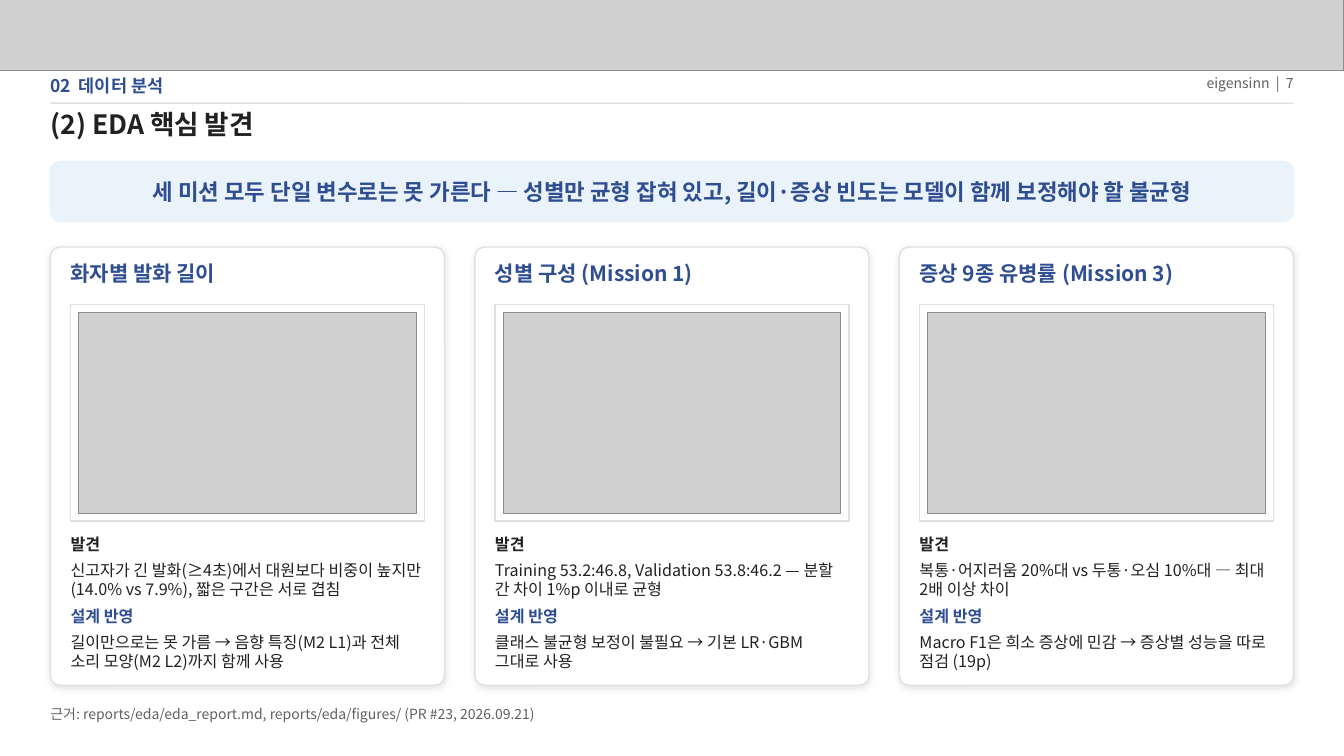
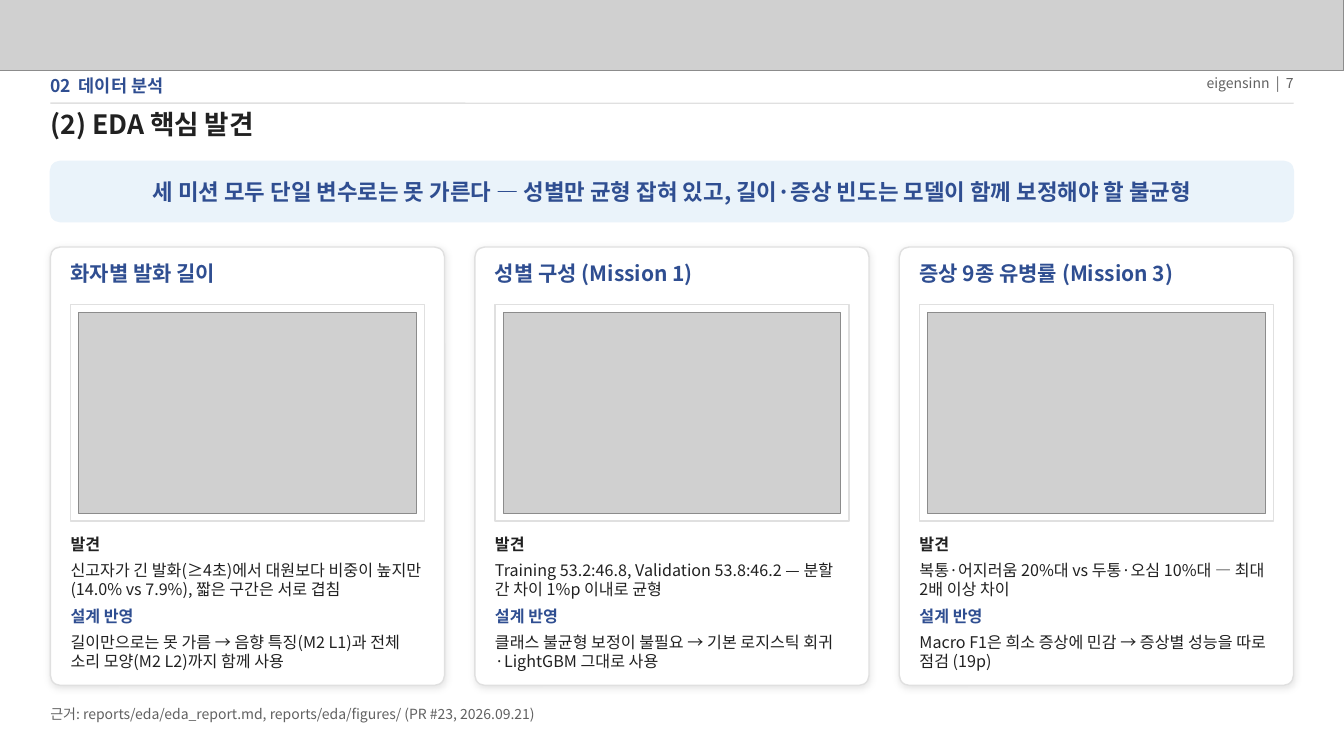
Before and after one commit to eigensinn-dcc2026/prelim, a slide deck: slide 7 of ppt/DCC2026_예선_결과정리.pptx. Drawn at 1344x756 pixels with LibreOffice and Linux fonts; fonts in the diff are those of the drawing; grey boxes stand for pictures. Boxes give left, top, right and bottom in pixels: in the first picture for what was removed or moved away, otherwise in the second. Text is boxed around its words. In the diff, an @@ line names an element or a change of style, - is before the commit and + after.

```diff
--- a/ppt/DCC2026_예선_결과정리.pptx
+++ b/ppt/DCC2026_예선_결과정리.pptx
@@ text at box(495, 634, 833, 671): text changed @@
-클래스 불균형 보정이 불필요 → 기본 LR·GBM 그대로 사용
+클래스 불균형 보정이 불필요 → 기본 로지스틱 회귀·LightGBM 그대로 사용
```
Also in this commit, not shown: 8 other slides changed, 1 other file.
